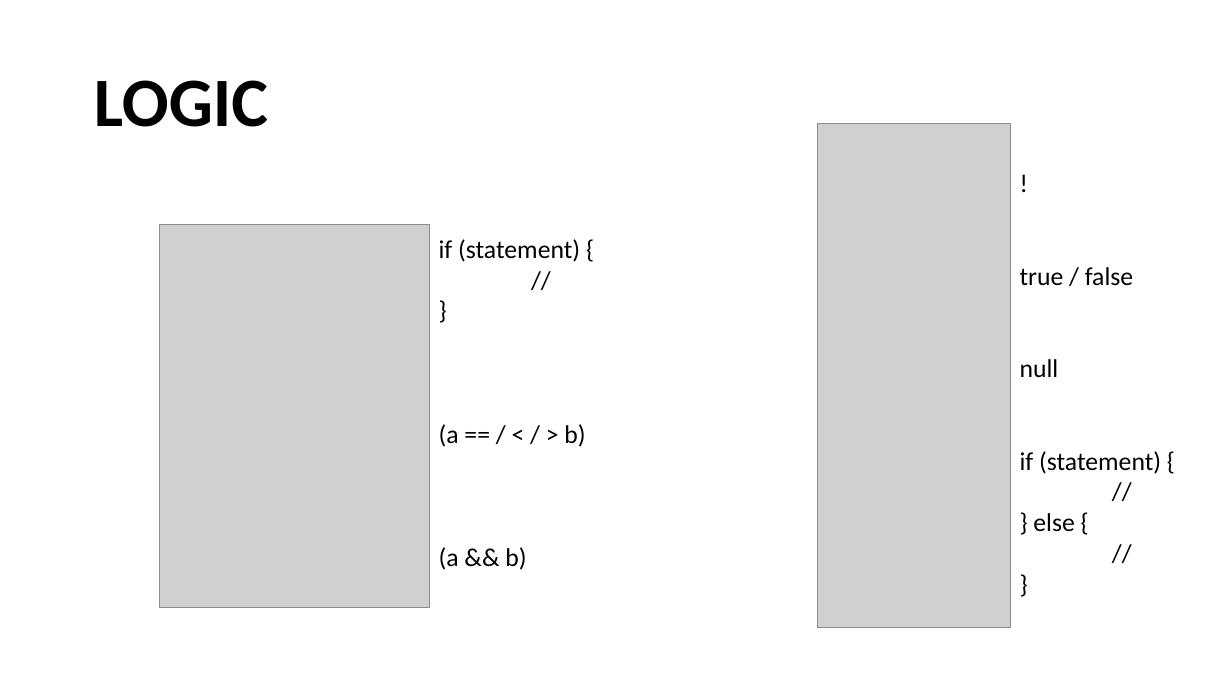
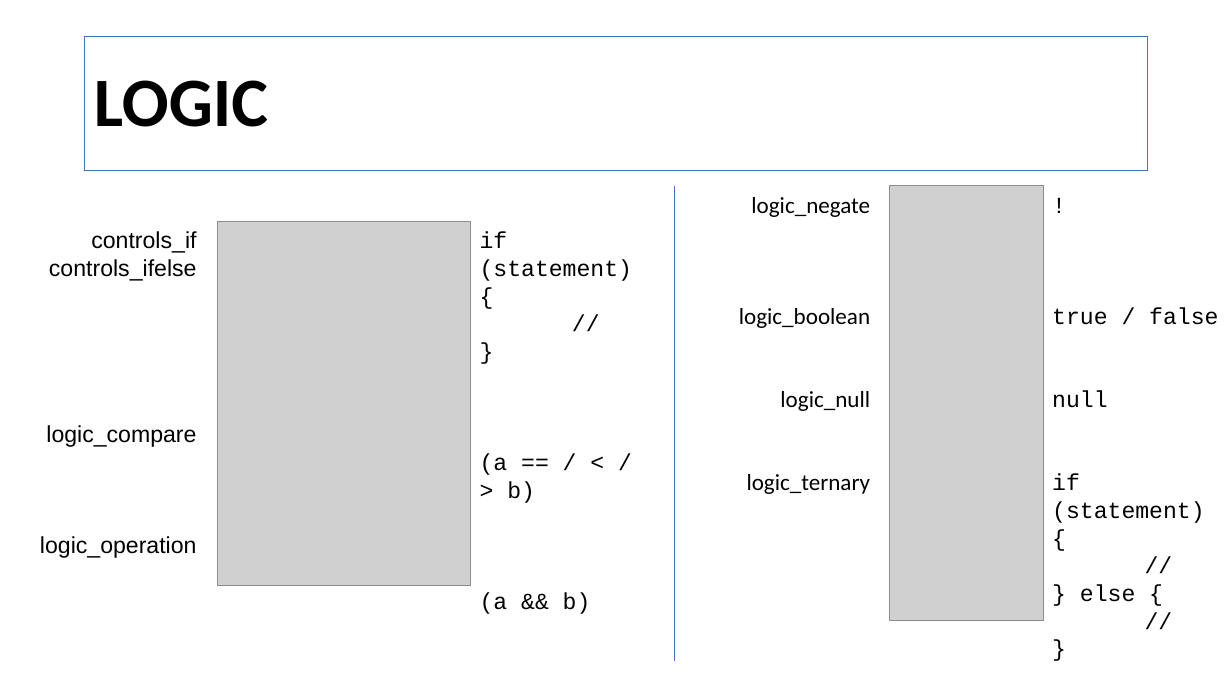
Before and after one commit to callixte-girard/JS2Blockly, a slide deck: slide 2 of blocks-code-correspondances/blocks-code-correspondance.pptx. Drawn at 1232x693 pixels with LibreOffice and Linux fonts; fonts in the diff are those of the drawing; grey boxes stand for pictures. Boxes give left, top, right and bottom in pixels: in the first picture for what was removed or moved away, otherwise in the second. Text is boxed around its words. In the diff, an @@ line names an element or a change of style, - is before the commit and + after.

Commit message:
lil backup 2

```diff
--- a/blocks-code-correspondances/blocks-code-correspondance.pptx
+++ b/blocks-code-correspondances/blocks-code-correspondance.pptx
@@ title "LOGIC": place and size @@
-title "LOGIC" at (94, 80, 268, 127)
+title "LOGIC" at (85, 37, 1148, 171)
@@ title "LOGIC" at (85, 37, 1148, 171): outline none to #4472C4 0.75 pt @@
@@ line added from (675, 186) to (675, 662), #4472C4 0.5 pt @@
@@ text added at (739, 197, 871, 494), 18 pt, text #000000 @@
+logic_negate
+logic_boolean
+logic_null
+logic_ternary
@@ picture: place and size @@
-picture at (817, 124, 1010, 628)
+picture at (890, 186, 1043, 621)
@@ text "!" at (1052, 307, 1218, 602): size 20 to 18 pt, font Calibri to Courier New @@
@@ text "!": place and size @@
-text "!" at (1020, 267, 1161, 531)
+text "!" at (1052, 307, 1218, 602)
@@ text added at (40, 231, 197, 558), 18 pt, text #000000 @@
+controls_if
+controls_ifelse
+logic_compare
+logic_operation
@@ picture: place and size @@
-picture at (160, 225, 430, 608)
+picture at (217, 221, 470, 585)
@@ text "if (statement) {": place and size @@
-text "if (statement) {" at (439, 239, 585, 570)
+text "if (statement) {" at (480, 232, 632, 614)
@@ text "if (statement) {" at (480, 232, 632, 614): size 20 to 18 pt, font Calibri to Courier New @@
```
